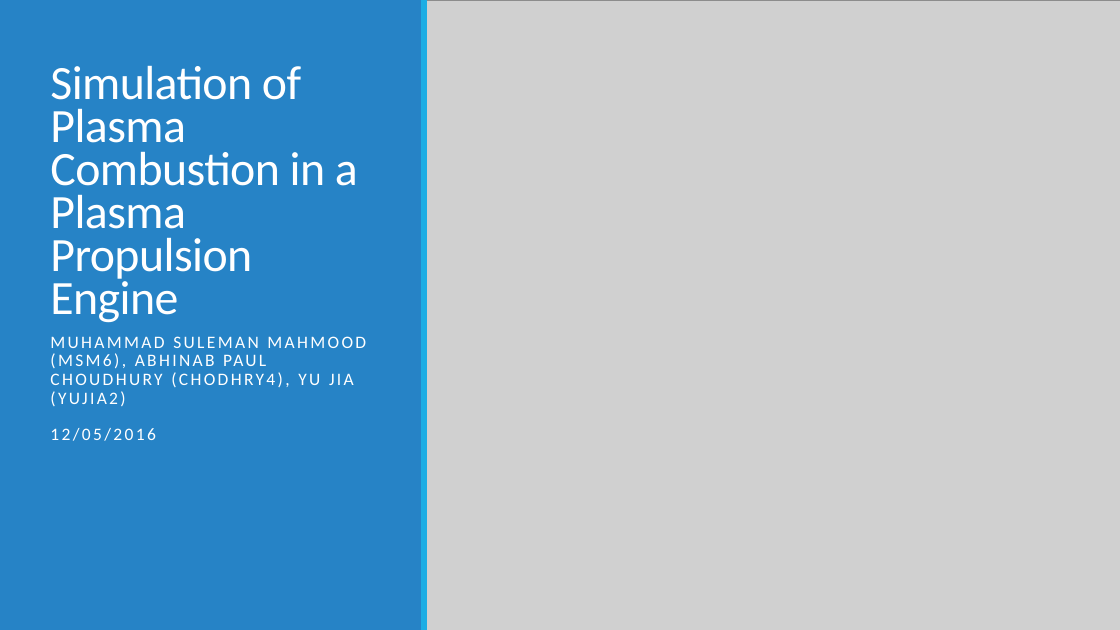
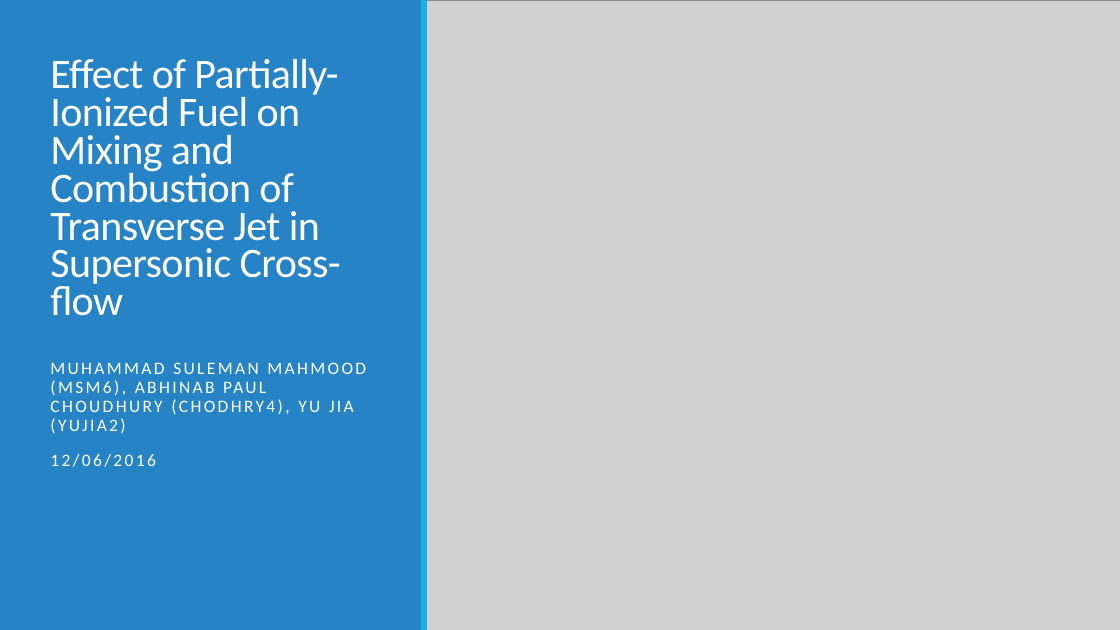
Before and after one commit to SulemanMahmood/PlasmaCombustion, a slide deck: slide 1 of 598Slides.pptx. Drawn at 1120x630 pixels with LibreOffice and Linux fonts; fonts in the diff are those of the drawing; grey boxes stand for pictures. Boxes give left, top, right and bottom in pixels: in the first picture for what was removed or moved away, otherwise in the second. Text is boxed around its words. In the diff, an @@ line names an element or a change of style, - is before the commit and + after.

```diff
--- a/598Slides.pptx
+++ b/598Slides.pptx
@@ title at (50, 59, 341, 316): text changed; size 41 to 36 pt @@
-Simulation of Plasma Combustion in a Plasma Propulsion Engine
+Effect of Partially-Ionized Fuel on Mixing and Combustion of Transverse Jet in Supersonic Cross-flow
@@ subtitle "MUHAMMAD SULEMAN MAHMOOD (MSM6), ABHINAB ...": place and size @@
-subtitle "MUHAMMAD SULEMAN MAHMOOD (MSM6), ABHINAB ..." at (50, 336, 366, 441)
+subtitle "MUHAMMAD SULEMAN MAHMOOD (MSM6), ABHINAB ..." at (50, 362, 366, 467)
@@ subtitle at (50, 454, 155, 467): text changed @@
-12/05/2016
+12/06/2016
```
Also in this commit, not shown: 7 other slides changed, 2 slides added, 3 slides removed, 9 other files.
